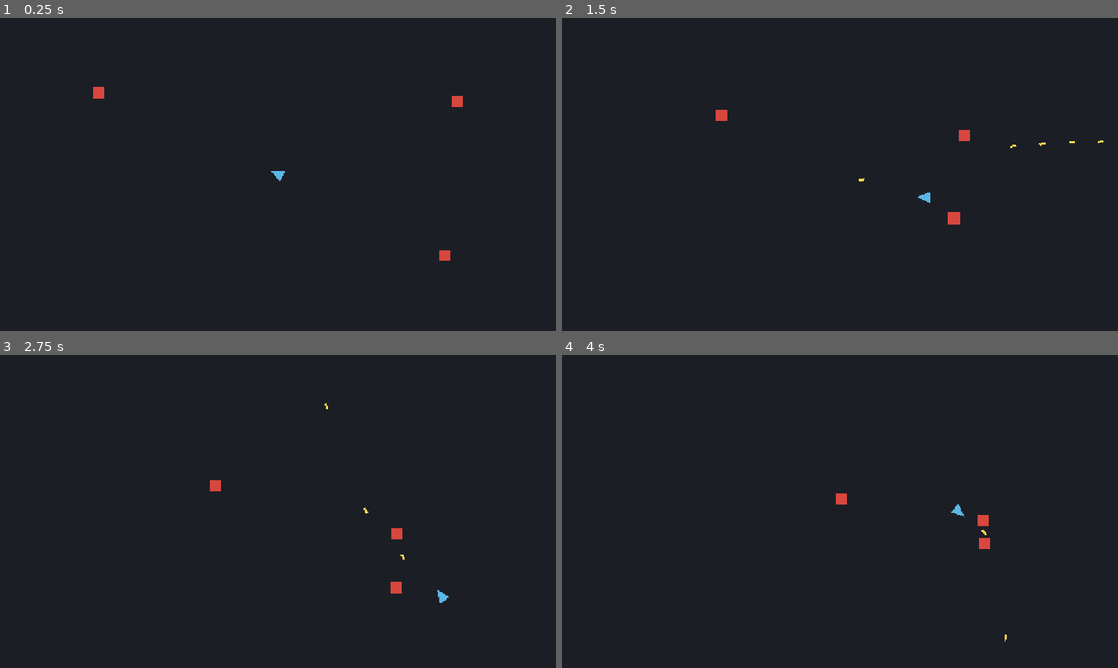
Above: before the commit, frames 1-4 (two rows, left to right).
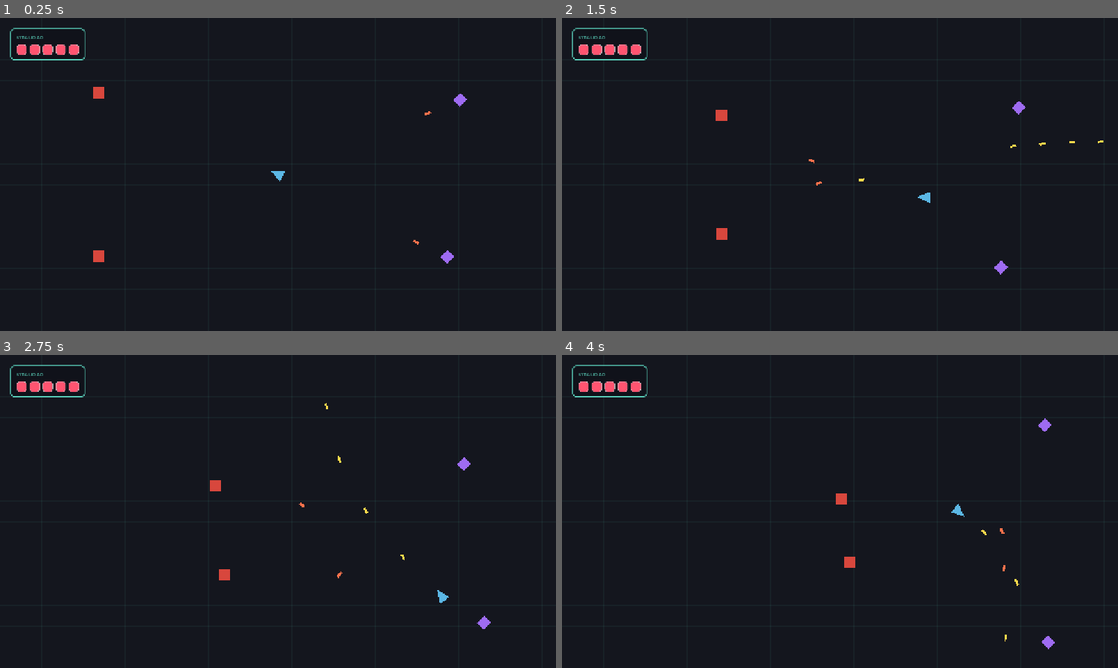
Above: after the commit, the same moments.

Repository: Im-diegollull/Shooter-Roguelike
Game: Godot game, scene res://scenes/world/Main.tscn
Same seed, same stepped clock (60 frames per second), same inputs: the game is played once before the commit and once after it.
Inputs (mouse positions are in pixels of both pictures, inside the frame that each line leads up to):
- Up to frame 1 (0.25 s): no input
- Up to frame 2 (1.5 s): tap Enter at 0.5 s; move the mouse to (962, 158) at 0.52 s; press the mouse at (962, 158) at 0.53 s; hold D (move_right) 0.53-1.28 s; move the mouse to (728, 190) at 1.27 s; release the mouse at (728, 190) at 1.28 s; hold S (move_down) from 1.28 s (still down); click (728, 190) at 1.35 s
- Up to frame 3 (2.75 s): move the mouse to (333, 442) at 2.02 s; release S (move_down) at 2.03 s; press the mouse at (333, 442) at 2.03 s; hold D (move_right) from 2.03 s (still down); tap R at 2.1 s
- Up to frame 4 (4 s): move the mouse to (812, 574) at 2.77 s; release D (move_right) at 2.78 s; release the mouse at (812, 574) at 2.78 s; hold W (move_up) 2.78-3.53 s; click (812, 574) at 2.85 s; move the mouse to (1006, 558) at 3.52 s; press the mouse at (1006, 558) at 3.53 s; hold A (move_left) from 3.53 s (still down)

The runs differ from the first frame. In frame 1, 0.7% of the frame differs, in the area x 1-84%, y 3-79%; in frame 2, 0.8%, in the area x 1-84%, y 3-82%; in frame 3, 0.8%; in frame 4, 0.8%.

Commit message:
feat: dos tipos de enemigo (perseguidor melee y tirador a distancia)

Diff:
--- /dev/null
+++ b/scenes/bullets/EnemyBullet.tscn
@@ -0,0 +1,19 @@
+[gd_scene load_steps=3 format=3 uid="uid://bshenemybullet1"]
+
+[ext_resource type="Script" path="res://scenes/bullets/Bullet.gd" id="1_bullet"]
+
+[sub_resource type="CircleShape2D" id="CircleShape2D_ebullet"]
+radius = 6.0
+
+[node name="EnemyBullet" type="Area2D"]
+collision_layer = 4
+collision_mask = 1
+script = ExtResource("1_bullet")
+speed = 340.0
+
+[node name="Visual" type="Polygon2D" parent="."]
+color = Color(1, 0.45, 0.3, 1)
+polygon = PackedVector2Array(-7, -3, 7, -3, 7, 3, -7, 3)
+
+[node name="CollisionShape2D" type="CollisionShape2D" parent="."]
+shape = SubResource("CircleShape2D_ebullet")
--- /dev/null
+++ b/scenes/enemies/ChaserEnemy.gd
@@ -0,0 +1,8 @@
+class_name ChaserEnemy
+extends Enemy
+
+## Enemigo melee: persigue al jugador en línea recta y hace daño por contacto.
+
+func _physics_process(_delta: float) -> void:
+	velocity = _direction_to_player() * move_speed
+	move_and_slide()
--- a/scenes/enemies/Enemy.gd
+++ b/scenes/enemies/Enemy.gd
@@ -1,30 +1,47 @@
 class_name Enemy
 extends CharacterBody2D
 
-## Velocidad de persecución en píxeles por segundo.
+## Clase base de enemigos: vida, daño, muerte y utilidades para localizar al jugador.
+## Las subclases (ChaserEnemy, RangedEnemy) definen el comportamiento en _physics_process.
+
+## Velocidad de movimiento en píxeles por segundo.
 @export var move_speed: float = 120.0
 ## Vida inicial (nº de impactos de bala que aguanta si damage = 1).
 @export var max_health: int = 3
+## Daño que hace al jugador al tocarlo.
+@export var contact_damage: int = 1
 
 var _health: int
 var _player: Node2D
 
 func _ready() -> void:
+	add_to_group("enemy")
 	_health = max_health
 	_player = get_tree().get_first_node_in_group("player")
 
-func _physics_process(_delta: float) -> void:
-	if not is_instance_valid(_player):
-		return
-	var dir: Vector2 = (_player.global_position - global_position).normalized()
-	velocity = dir * move_speed
-	move_and_slide()
-
-## La llaman las balas al impactar.
+## La llaman las balas del jugador al impactar.
 func take_damage(amount: int) -> void:
 	_health -= amount
+	_flash()
 	if _health <= 0:
 		die()
 
 func die() -> void:
 	queue_free()
+
+# --- Utilidades para subclases ---
+
+func _direction_to_player() -> Vector2:
+	if not is_instance_valid(_player):
+		return Vector2.ZERO
+	return (_player.global_position - global_position).normalized()
+
+func _distance_to_player() -> float:
+	if not is_instance_valid(_player):
+		return INF
+	return global_position.distance_to(_player.global_position)
+
+func _flash() -> void:
+	# Destello blanco breve como feedback de impacto.
+	modulate = Color(2.5, 2.5, 2.5)
+	create_tween().tween_property(self, "modulate", Color.WHITE, 0.14)
--- a/scenes/enemies/Enemy.tscn
+++ b/scenes/enemies/Enemy.tscn
@@ -1,6 +1,6 @@
 [gd_scene load_steps=3 format=3 uid="uid://bshenemy0001"]
 
-[ext_resource type="Script" path="res://scenes/enemies/Enemy.gd" id="1_enemy"]
+[ext_resource type="Script" path="res://scenes/enemies/ChaserEnemy.gd" id="1_chaser"]
 
 [sub_resource type="CircleShape2D" id="CircleShape2D_enemy"]
 radius = 14.0
@@ -8,7 +8,7 @@
 [node name="Enemy" type="CharacterBody2D"]
 collision_layer = 2
 collision_mask = 1
-script = ExtResource("1_enemy")
+script = ExtResource("1_chaser")
 
 [node name="Body" type="Polygon2D" parent="."]
 color = Color(0.85, 0.28, 0.24, 1)
--- /dev/null
+++ b/scenes/enemies/RangedEnemy.gd
@@ -0,0 +1,44 @@
+class_name RangedEnemy
+extends Enemy
+
+## Enemigo a distancia: mantiene una distancia preferida del jugador (kiting)
+## y le dispara balas cada cierto intervalo.
+
+const ENEMY_BULLET: PackedScene = preload("res://scenes/bullets/EnemyBullet.tscn")
+
+## Distancia a la que intenta mantenerse del jugador.
+@export var preferred_distance: float = 320.0
+## Margen de tolerancia alrededor de la distancia preferida.
+@export var distance_margin: float = 40.0
+## Segundos entre disparos.
+@export var fire_interval: float = 1.6
+## Velocidad de sus balas.
+@export var bullet_speed: float = 340.0
+
+var _fire_timer: float = 0.0
+
+func _physics_process(delta: float) -> void:
+	var dir: Vector2 = _direction_to_player()
+	var dist: float = _distance_to_player()
+
+	# Kiting: si está lejos se acerca, si está cerca retrocede, si está en rango orbita.
+	if dist > preferred_distance + distance_margin:
+		velocity = dir * move_speed
+	elif dist < preferred_distance - distance_margin:
+		velocity = -dir * move_speed
+	else:
+		velocity = dir.orthogonal() * move_speed * 0.5
+	move_and_slide()
+
+	_fire_timer -= delta
+	if _fire_timer <= 0.0 and dir != Vector2.ZERO:
+		_shoot(dir)
+		_fire_timer = fire_interval
+
+func _shoot(dir: Vector2) -> void:
+	var bullet: Bullet = ENEMY_BULLET.instantiate()
+	bullet.global_position = global_position + dir * 22.0
+	bullet.direction = dir
+	bullet.speed = bullet_speed
+	bullet.rotation = dir.angle()
+	get_parent().add_child(bullet)
--- /dev/null
+++ b/scenes/enemies/RangedEnemy.tscn
@@ -0,0 +1,21 @@
+[gd_scene load_steps=3 format=3 uid="uid://bshenemyranged01"]
+
+[ext_resource type="Script" path="res://scenes/enemies/RangedEnemy.gd" id="1_ranged"]
+
+[sub_resource type="CircleShape2D" id="CircleShape2D_ranged"]
+radius = 14.0
+
+[node name="RangedEnemy" type="CharacterBody2D"]
+collision_layer = 2
+collision_mask = 1
+script = ExtResource("1_ranged")
+move_speed = 90.0
+max_health = 2
+contact_damage = 1
+
+[node name="Body" type="Polygon2D" parent="."]
+color = Color(0.62, 0.42, 0.95, 1)
+polygon = PackedVector2Array(0, -16, 16, 0, 0, 16, -16, 0)
+
+[node name="CollisionShape2D" type="CollisionShape2D" parent="."]
+shape = SubResource("CircleShape2D_ranged")
--- a/scenes/world/Main.tscn
+++ b/scenes/world/Main.tscn
@@ -1,25 +1,31 @@
-[gd_scene load_steps=3 format=3 uid="uid://bshooter0main0"]
+[gd_scene load_steps=6 format=3 uid="uid://bshooter0main0"]
 
-[ext_resource type="PackedScene" uid="uid://bshplayer0001" path="res://scenes/player/Player.tscn" id="1_player"]
-[ext_resource type="PackedScene" uid="uid://bshenemy0001" path="res://scenes/enemies/Enemy.tscn" id="2_enemy"]
+[ext_resource type="Script" path="res://scenes/world/GridBackground.gd" id="1_grid"]
+[ext_resource type="PackedScene" uid="uid://bshplayer0001" path="res://scenes/player/Player.tscn" id="2_player"]
+[ext_resource type="PackedScene" uid="uid://bshenemy0001" path="res://scenes/enemies/Enemy.tscn" id="3_enemy"]
+[ext_resource type="PackedScene" uid="uid://bshenemyranged01" path="res://scenes/enemies/RangedEnemy.tscn" id="4_ranged"]
+[ext_resource type="PackedScene" uid="uid://bshhud0001" path="res://scenes/ui/HUD.tscn" id="5_hud"]
 
 [node name="Main" type="Node2D"]
 
-[node name="Background" type="ColorRect" parent="."]
-offset_right = 1280.0
-offset_bottom = 720.0
-color = Color(0.11, 0.12, 0.15, 1)
+[node name="GridBackground" type="Node2D" parent="."]
+script = ExtResource("1_grid")
 
-[node name="Player" parent="." instance=ExtResource("1_player")]
+[node name="Player" parent="." instance=ExtResource("2_player")]
 position = Vector2(640, 360)
 
 [node name="Enemies" type="Node2D" parent="."]
 
-[node name="Enemy" parent="Enemies" instance=ExtResource("2_enemy")]
+[node name="Enemy" parent="Enemies" instance=ExtResource("3_enemy")]
 position = Vector2(200, 160)
 
-[node name="Enemy2" parent="Enemies" instance=ExtResource("2_enemy")]
+[node name="Enemy2" parent="Enemies" instance=ExtResource("3_enemy")]
+position = Vector2(200, 560)
+
+[node name="RangedEnemy" parent="Enemies" instance=ExtResource("4_ranged")]
 position = Vector2(1080, 180)
 
-[node name="Enemy3" parent="Enemies" instance=ExtResource("2_enemy")]
+[node name="RangedEnemy2" parent="Enemies" instance=ExtResource("4_ranged")]
 position = Vector2(1050, 560)
+
+[node name="HUD" parent="." instance=ExtResource("5_hud")]
Not shown, added: scenes/enemies/ChaserEnemy.gd.uid
Not shown, added: scenes/enemies/RangedEnemy.gd.uid
